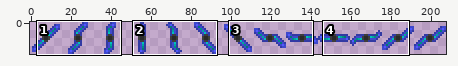
Sprite sheet, stored at OriginOfLoot/Content/ase_prod/swordAnimation.png. Above: a wide view before the commit, with the close-up outlined.
Close-up. Old version:
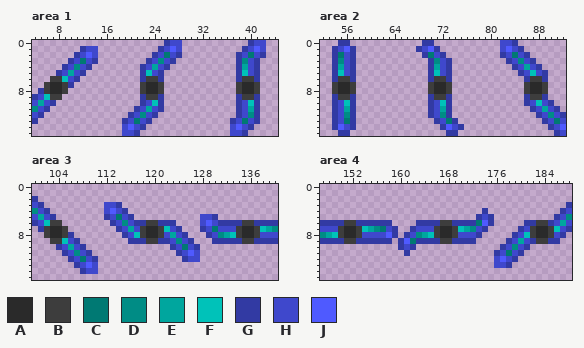
The file is 208x16 pixels. Colours within 5 levels of each other are drawn and written as one. Shown: area 1: x 4..44, y 0..15; area 2: x 52..92, y 0..15; area 3: x 100..140, y 0..15; area 4: x 147..188, y 0..15. The commit also changed other parts of the picture, which this record leaves out.
Palette (. is transparent): A #2a2a2a  B #3d3d3d  C #007973  D #008c85  E #00a69e  F #00c2b9  G #323aa3  H #3f48cc  J #4f5aff
After:
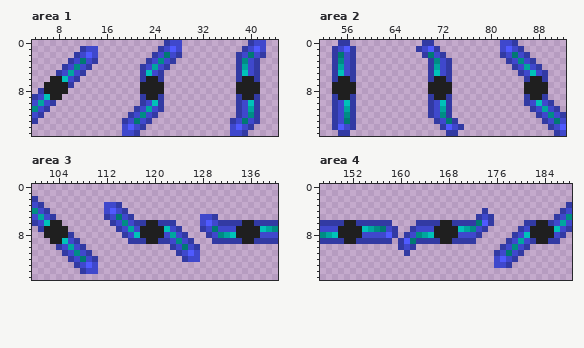
The edit:
colour B: #3d3d3d -> #1f1f1f
Area 1:
y 7..8: x 7..8 AA -> BB; x 23..24 AA -> BB; x 39..40 AA -> BB
Area 2:
y 7..8: x 55..56 AA -> BB; x 71..72 AA -> BB; x 87..88 AA -> BB
Area 3:
y 7..8: x 103..104 AA -> BB; x 119..120 AA -> BB; x 135..136 AA -> BB
Area 4:
y 7..8: x 151..152 AA -> BB; x 167..168 AA -> BB; x 183..184 AA -> BB
